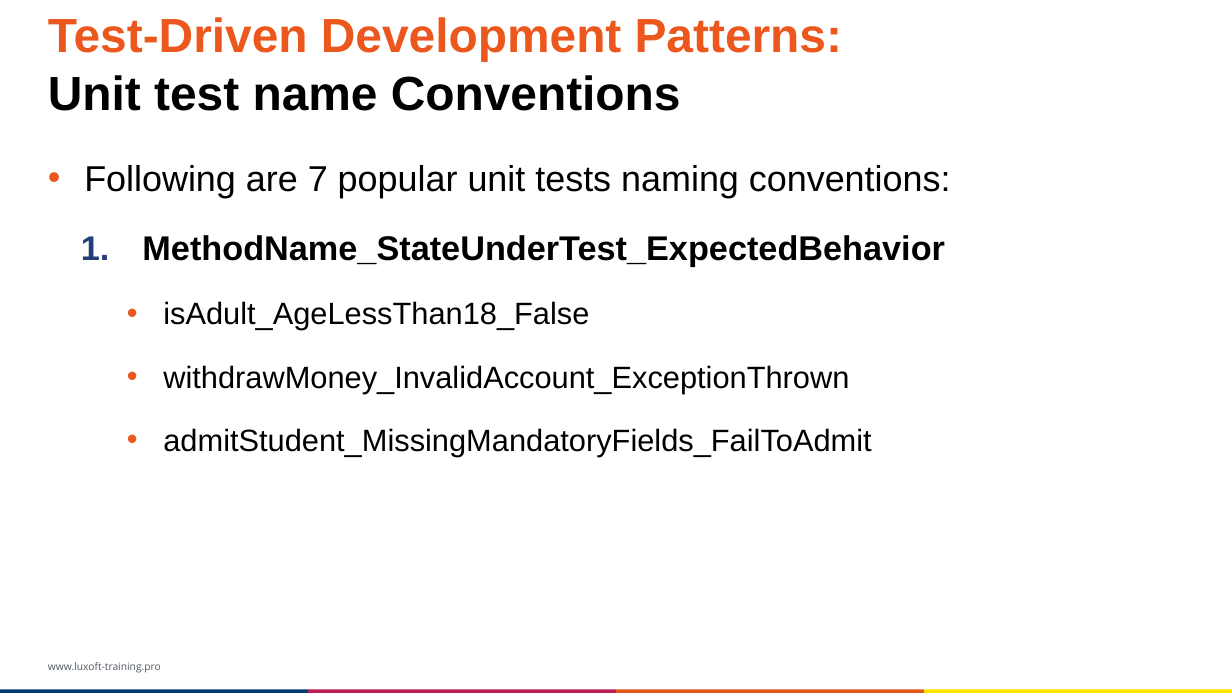
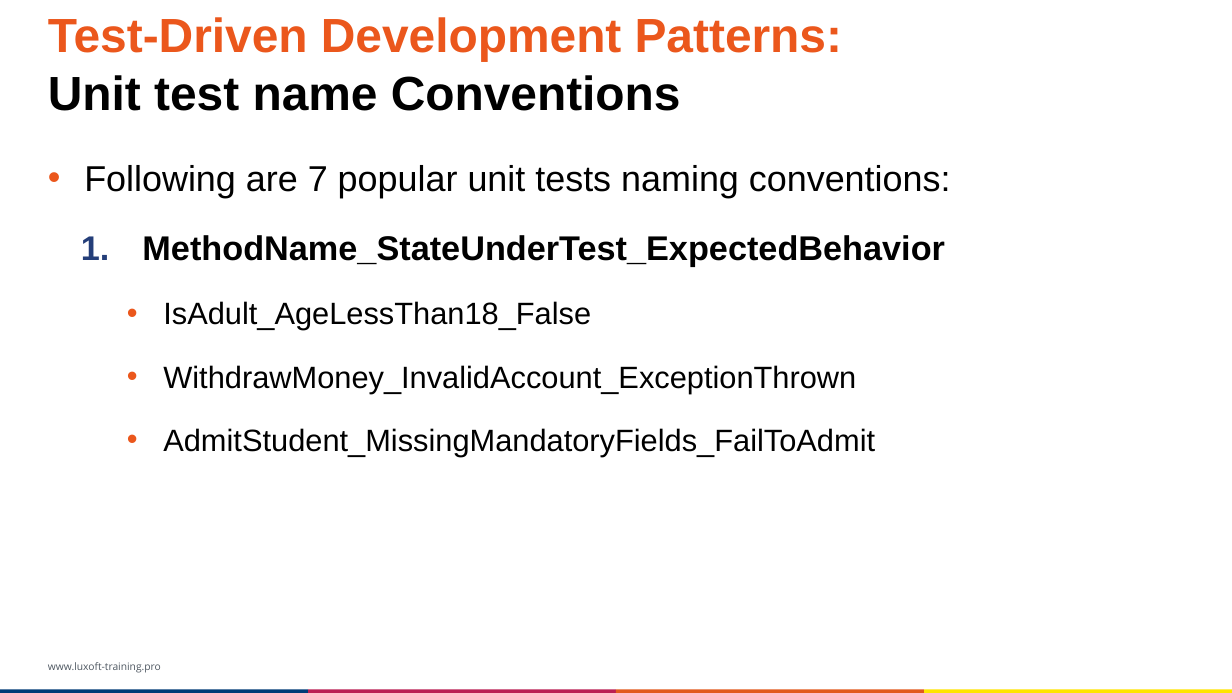
Before and after one commit to exiton3/TDD_Training, a slide deck: slide 102 of Presentations/DEV-009.v3.0.1.pptx. Drawn at 1232x693 pixels with LibreOffice and Linux fonts; fonts in the diff are those of the drawing; background and template pictures are left out. Boxes give left, top, right and bottom in pixels: in the first picture for what was removed or moved away, otherwise in the second. Text is boxed around its words. In the diff, an @@ line names an element or a change of style, - is before the commit and + after.

Commit message:
Updated

```diff
--- a/Presentations/DEV-009.v3.0.1.pptx
+++ b/Presentations/DEV-009.v3.0.1.pptx
@@ text at (163,301,875,457): text changed @@
-    • isAdult_AgeLessThan18_False
-    • withdrawMoney_InvalidAccount_ExceptionThrown
-    • admitStudent_MissingMandatoryFields_FailToAdmit
+    • IsAdult_AgeLessThan18_False
+    • WithdrawMoney_InvalidAccount_ExceptionThrown
+    • AdmitStudent_MissingMandatoryFields_FailToAdmit
```
